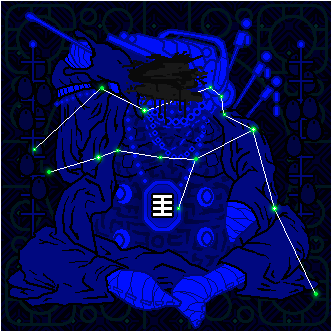
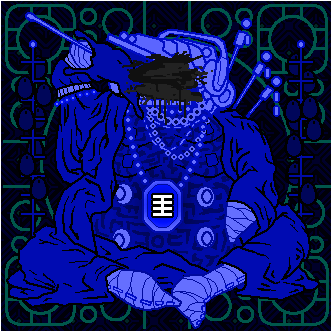
Layer changes from the first (332, 332) image to the second:
moved "Copy of stars" into group "Group 3", painted on it over (x1=3, y1=1, x2=331, y2=329)
moved "star glow" into group "Group 3" over (x1=3, y1=64, x2=331, y2=320)
moved "stars" into group "Group 3" over (x1=3, y1=64, x2=320, y2=320)
"lines": opacity 100% → 75%, moved it into group "Group 3" over (x1=3, y1=64, x2=320, y2=320)
painted on "paint" over (x1=3, y1=1, x2=331, y2=329)
added group "Group 2" with 4 layers over (x1=3, y1=1, x2=331, y2=329)
moved "bg" into group "Group 2", painted on it over (x1=3, y1=1, x2=331, y2=329)
"Paint Layer 1": blend multiply → overlay, moved it into group "Group 2", painted on it over (x1=3, y1=1, x2=331, y2=329)
added layer "Copy of Paint Layer 1" (30%) in group "Group 2" over (x1=3, y1=1, x2=331, y2=329)
moved "Copy of Background" into group "Group 2", painted on it over (x1=3, y1=1, x2=331, y2=329)
